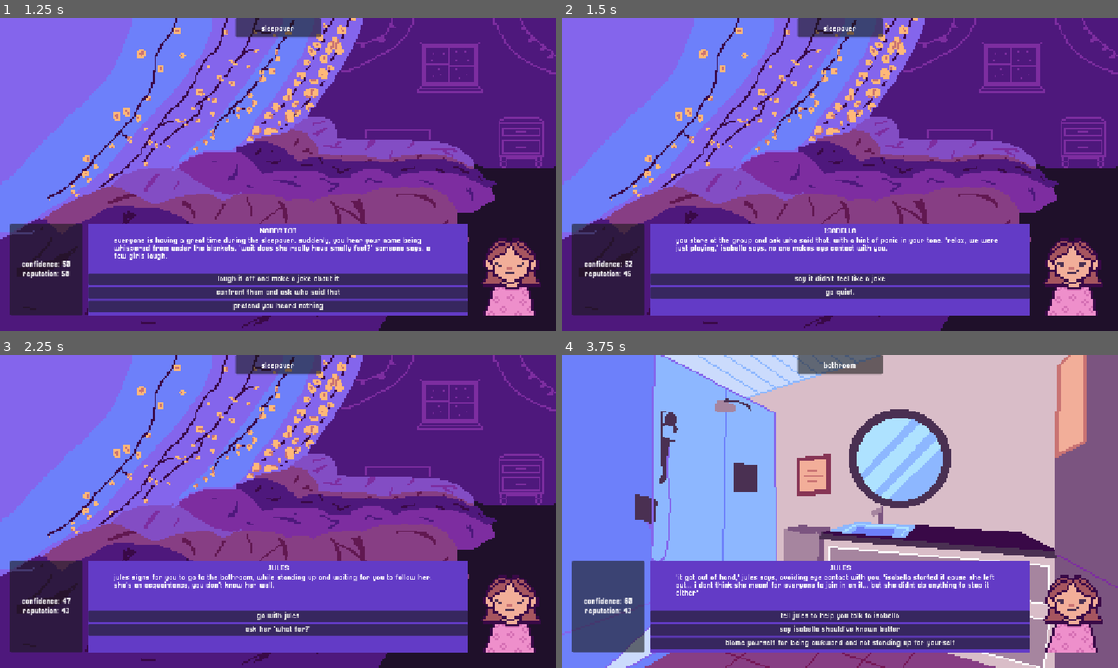
Above: before the commit, frames 1-4 (two rows, left to right).
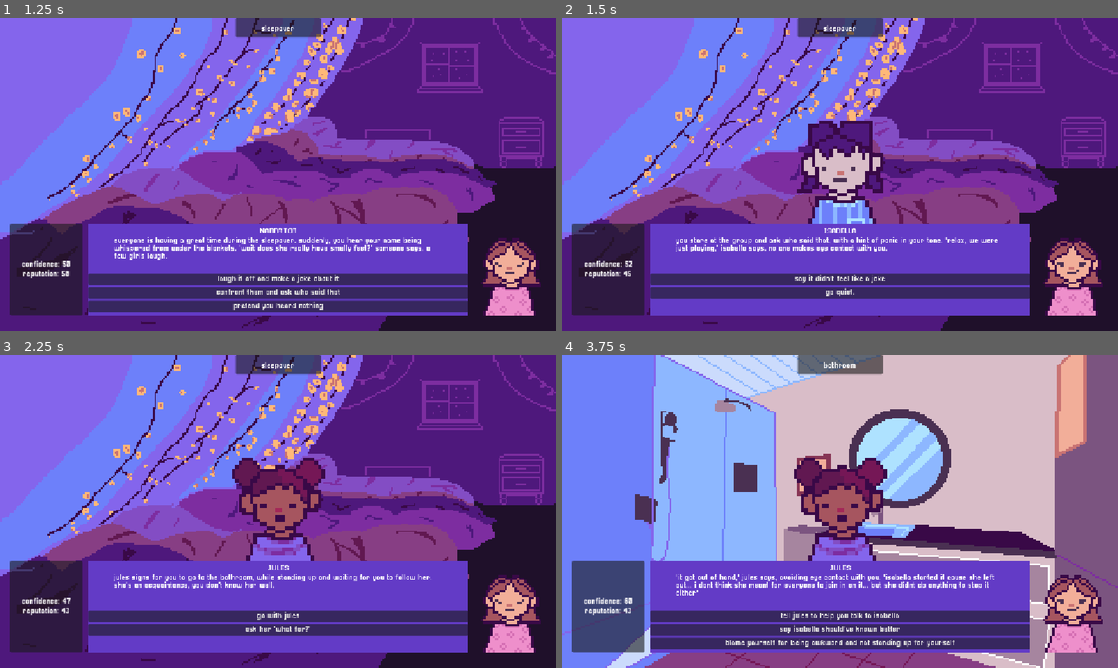
Above: after the commit, the same moments.

Repository: itsbeesfan/gossip-madness
Game: Godot game, scene res://scenes/start.tscn
Two runs of this game, one before a commit and one after it. Both use one fixed random seed, a clock stepped at 60 frames per second and the inputs below.
Inputs:
- Up to frame 1 (1.25 s): click "play game!" at 0.5 s
- Up to frame 2 (1.5 s): click "confront them and ask who sai…" at 1.25 s
- Up to frame 3 (2.25 s): click "go quiet." at 2 s
- Up to frame 4 (3.75 s): click "go with jules" at 2.75 s; click "breathe in and steady yourself" at 3.5 s

Frame 1 is identical in both runs. In frame 2, 3.8% of the frame differs, in the area x 42-58%, y 32-66%; in frame 3, 3.8%; in frame 4, 3.8%.

Commit message:
added an extra scene and fixed styling!

Diff:
--- a/gossip-madness/scripts/main.gd
+++ b/gossip-madness/scripts/main.gd
@@ -28,7 +28,7 @@
 @onready var noelle_neutral = preload("res://avatars/girl-normal.png")
 @onready var noelle_upset = preload("res://avatars/girl-upset.png")
 
-@onready var isabella_sprite = preload("res://avatars/npc1.png")
+@onready var isabella_sprite = preload("res://avatars/isabella.png")
 @onready var jules_sprite = preload("res://avatars/jules.png")
 @onready var ariana_sprite = preload("res://avatars/ariana.png")
 
@@ -120,9 +120,20 @@
 		"speaker": "NARRATOR",
 		"text": "it's dark. string lights glow over the backyard. the whispers are softer now, but they're still there...",
 		"choices": [
-			{"label": "sit with the group and slowly rejoin", "confidence": 5, "reputation": 5, "next": "backyard_choice"},
-			{"label": "pull ariana aside privately", "confidence": 10, "reputation": 10, "next": "backyard_choice"},
-			{"label": "stay at the edge of the group and keep to yourself", "confidence": -10, "reputation": -10, "next": "backyard_choice"}
+			{"label": "sit with the group and slowly rejoin", "confidence": 5, "reputation": 5, "next": "backyard_confrontation"},
+			{"label": "pull ariana aside privately", "confidence": 10, "reputation": 10, "next": "backyard_confrontation"},
+			{"label": "stay at the edge of the group and keep to yourself", "confidence": -10, "reputation": -10, "next": "backyard_confrontation"}
+		]
+	},
+
+	"backyard_confrontation": {
+		"location": "backyard",
+		"speaker": "ARIANA",
+		"text": "you're eventually left alone with ariana. she doesn't say a thing, and you think of what to say.",
+		"choices": [
+			{"label": "'are you gonna stay there and act like nothing hapened?!'", "confidence": 10, "reputation": -10, "next": "backyard_choice"},
+			{"label": "'hey i need to talk to you about some stuff you said...'", "confidence": 5, "reputation": 8, "next": "backyard_choice"},
+			{"label": "stare at her.", "confidence": -10, "reputation": -8, "next": "backyard_choice"}
 		]
 	},
 
@@ -220,13 +231,13 @@
 	speaker_animation.visible = false
 
 	match speaker_name:
-		"isabella":
+		"ISABELLA":
 			speaker_animation.texture = isabella_sprite
 			speaker_animation.visible = true
-		"jules":
+		"JULES":
 			speaker_animation.texture = jules_sprite
 			speaker_animation.visible = true
-		"ariana":
+		"ARIANA":
 			speaker_animation.texture = ariana_sprite
 			speaker_animation.visible = true
 
Renamed: gossip-madness/avatars/npc1.png -> gossip-madness/avatars/isabella.png
Not shown, changed: gossip-madness/avatars/isabella.png.import
Not shown, added: gossip-madness/export_presets.cfg
